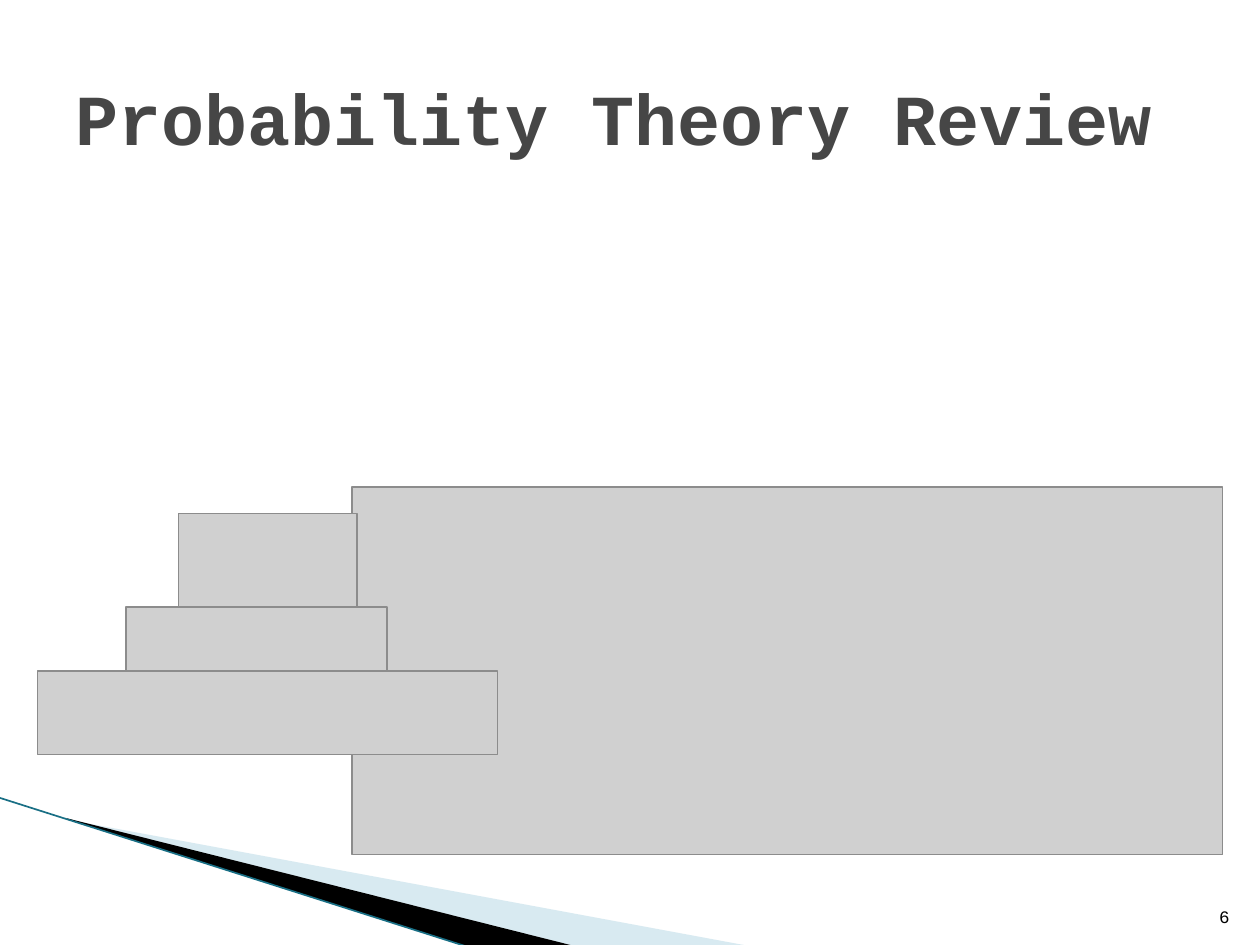
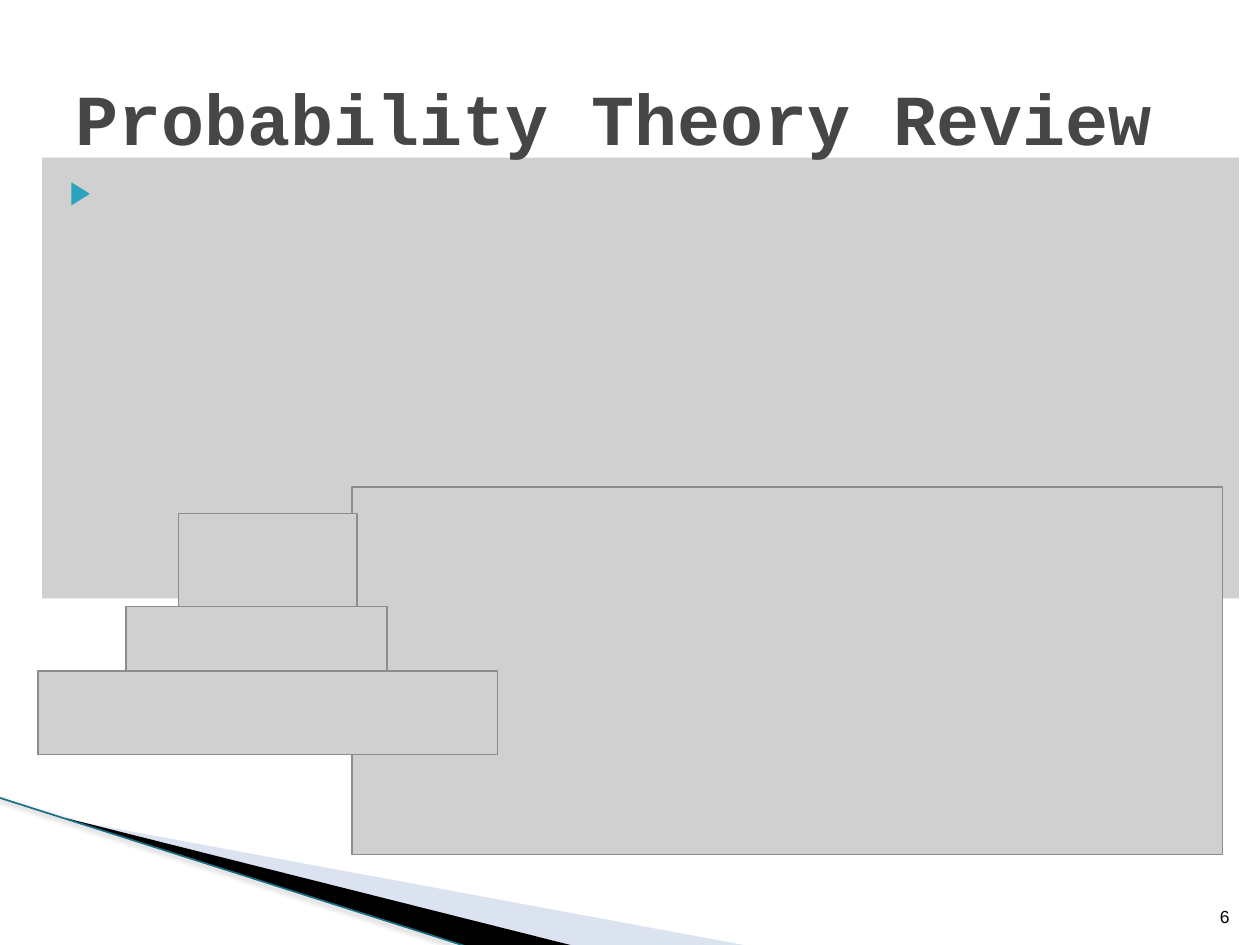
Before and after one commit to ctag/uah, a slide deck: slide 6 of cpe495/individual/hw05/EJ_Ch08_System_Reliability.pptx. Drawn at 1260x945 pixels with LibreOffice and Linux fonts; fonts in the diff are those of the drawing; grey boxes stand for pictures; background and template pictures are left out. Boxes give left, top, right and bottom in pixels: in the first picture for what was removed or moved away, otherwise in the second. Text is boxed around its words. In the diff, an @@ line names an element or a change of style, - is before the commit and + after.

```diff
--- a/cpe495/individual/hw05/EJ_Ch08_System_Reliability.pptx
+++ b/cpe495/individual/hw05/EJ_Ch08_System_Reliability.pptx
@@ text "Probability Theory Review" rewrapped from <box>75,94,1151,160</box> to <box>75,94,1151,165</box> @@
@@ picture added at <box>42,158,1239,598</box> @@
@@ freeform shape at <box>98,689,622,888</box>: fill #A0CBDC at 40% opacity to #A7B9DB at 40% opacity @@
@@ freeform shape at <box>0,798,517,914</box>: outline redrawn @@
@@ line (0, 798) - (467, 945): stroke #97C5D8 0.95 pt to #196F85 0.96 pt @@
```
Also in this commit, not shown: 27 other slides changed, 1 other file.
